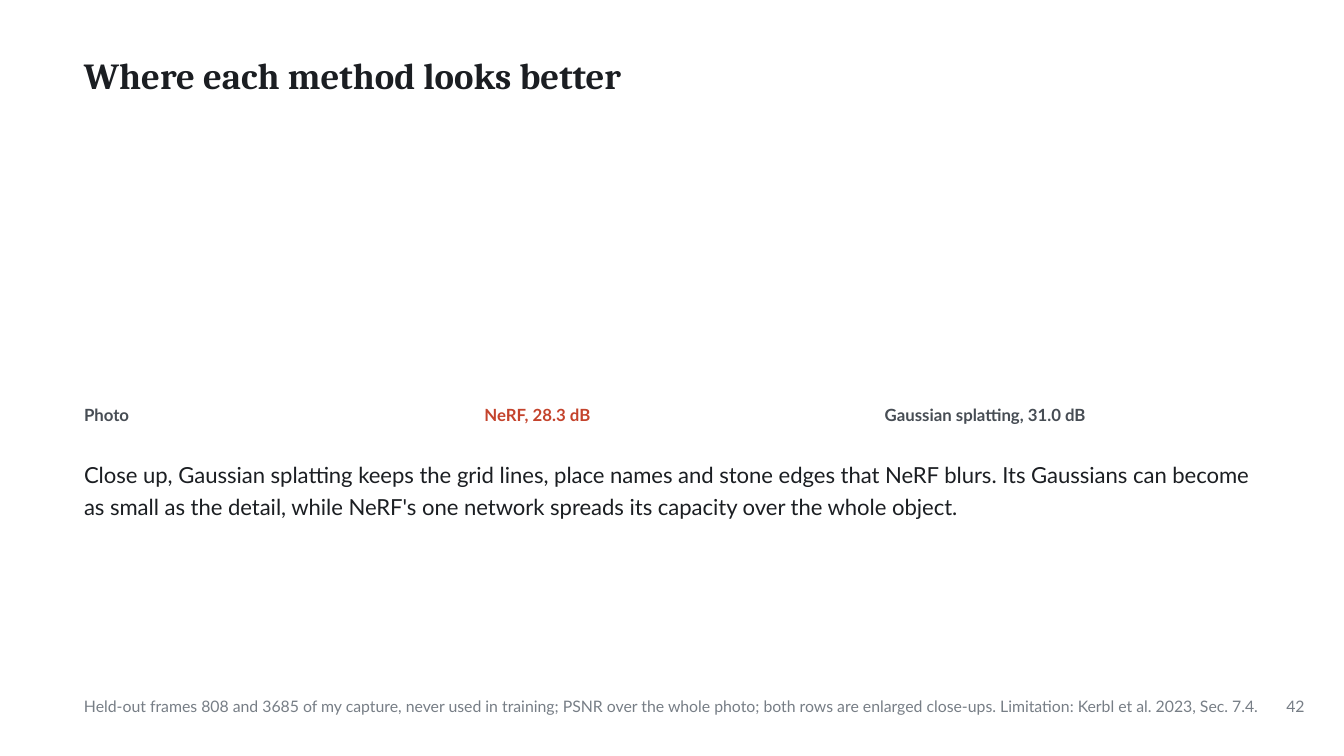
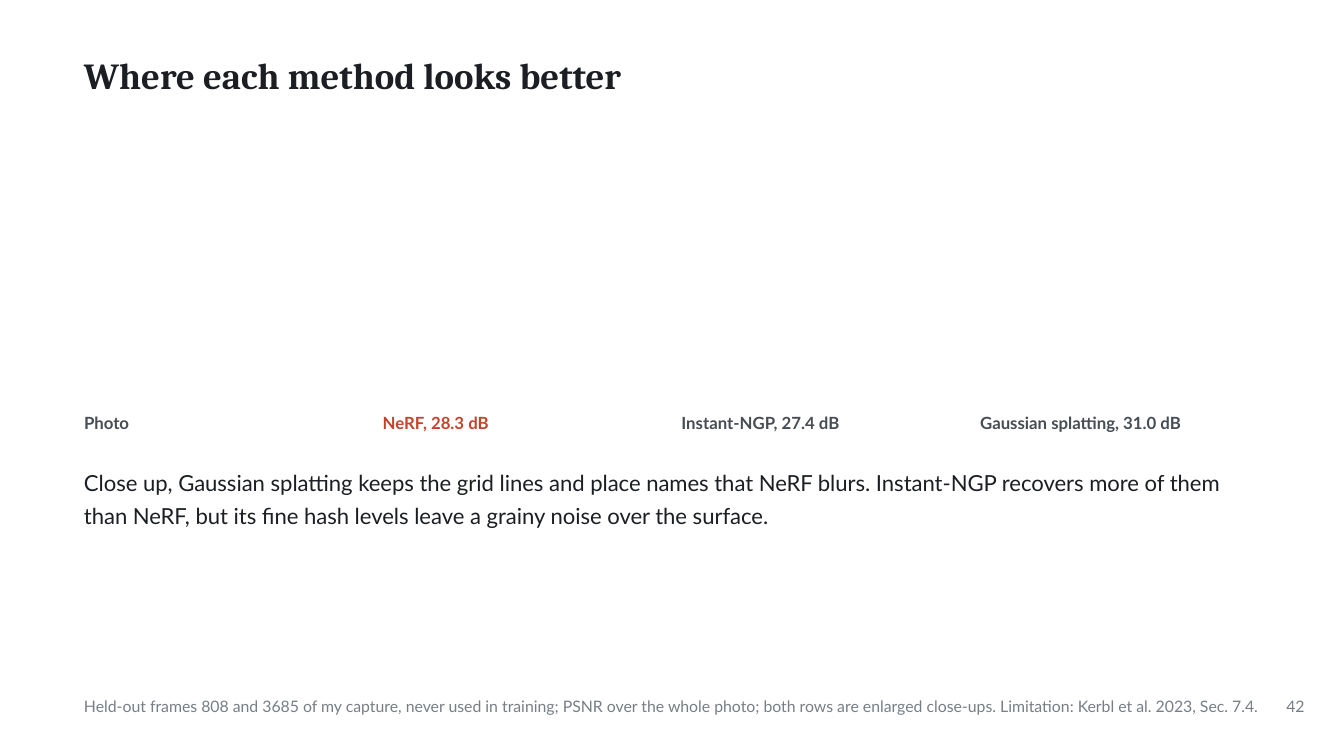
Before and after one commit to ertugrul-senturk/interactive-slides, a slide deck: slide 85 of public/decks/2026-11-nerf-neural-radiance-fields.pptx (slide 87 before the commit). Drawn at 1344x756 pixels with LibreOffice and Linux fonts; fonts in the diff are those of the drawing; background and template pictures are left out. Boxes give left, top, right and bottom in pixels: in the first picture for what was removed or moved away, otherwise in the second. Text is boxed around its words. In the diff, an @@ line names an element or a change of style, - is before the commit and + after.

```diff
--- a/public/decks/2026-11-nerf-neural-radiance-fields.pptx
+++ b/public/decks/2026-11-nerf-neural-radiance-fields.pptx
@@ text "Photo": place and size @@
-text "Photo" at [84, 408, 129, 421]
+text "Photo" at [84, 416, 129, 429]
@@ text "NeRF, 28.3 dB": place and size @@
-text "NeRF, 28.3 dB" at [484, 408, 590, 423]
+text "NeRF, 28.3 dB" at [383, 416, 488, 431]
@@ text added at [681, 416, 839, 431], 12 pt, text #474D54, bold @@
+Instant-NGP, 27.4 dB
@@ text "Gaussian splatting, 31.0 dB": place and size @@
-text "Gaussian splatting, 31.0 dB" at [885, 408, 1085, 424]
+text "Gaussian splatting, 31.0 dB" at [980, 416, 1180, 432]
@@ text at [84, 474, 1220, 528]: text changed @@
-Close up, Gaussian splatting keeps the grid lines, place names and stone edges that NeRF blurs. Its Gaussians can become
-as small as the detail, while NeRF's one network spreads its capacity over the whole object.
+Close up, Gaussian splatting keeps the grid lines and place names that NeRF blurs. Instant-NGP recovers more of them
+than NeRF, but its fine hash levels leave a grainy noise over the surface.
```
Also in this commit, not shown: 8 other slides changed, 3 slides added, 2 slides removed, 24 other files.
